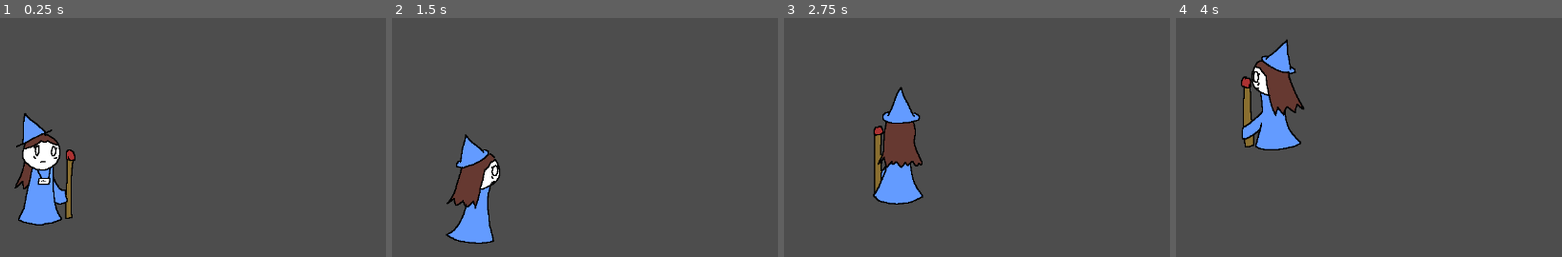
Above: before the commit, frames 1-4 (left to right).
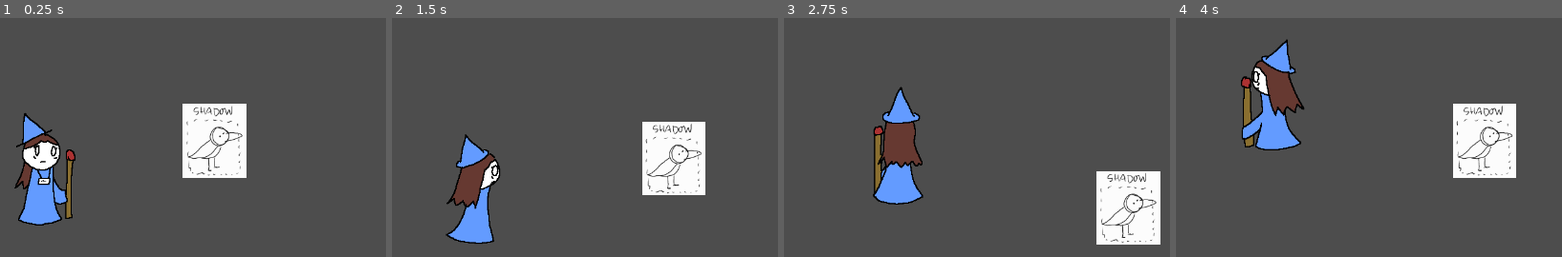
Above: after the commit, the same moments.

Repository: OceanUwU/pirate-15
Game: Godot game, scene res://scenes/main.tscn
The game is run twice, just before and just after one commit, with the same random seed, the same clock (stepped at 60 frames per second) and the same inputs.
Inputs:
- Up to frame 1 (0.25 s): no input
- Up to frame 2 (1.5 s): hold Right (right, bound only after the commit) 0.53-1.28 s; hold Down (down, bound only after the commit) from 1.28 s (still down)
- Up to frame 3 (2.75 s): release Down (down, bound only after the commit) at 2.03 s; hold Right (right, bound only after the commit) from 2.03 s (still down)
- Up to frame 4 (4 s): release Right (right, bound only after the commit) at 2.78 s; hold Up (up, bound only after the commit) 2.78-3.53 s; hold Left (left, bound only after the commit) from 3.53 s (still down)

The runs differ from the first frame. In frame 1, 5.0% of the frame differs, in the area x 47-64%, y 35-67%; in frame 2, 4.9%; in frame 3, 5.0%; in frame 4, 5.0%.

Commit message:
Added Basic Player Movements
Added movements, cloned from another GD4 game I had

Diff:
--- a/project.godot
+++ b/project.godot
@@ -25,6 +25,33 @@
 
 project/assembly_name="Pirate Jam 15"
 
+[input]
+
+right={
+"deadzone": 0.5,
+"events": [Object(InputEventKey,"resource_local_to_scene":false,"resource_name":"","device":-1,"window_id":0,"alt_pressed":false,"shift_pressed":false,"ctrl_pressed":false,"meta_pressed":false,"pressed":false,"keycode":0,"physical_keycode":4194321,"key_label":0,"unicode":0,"echo":false,"script":null)
+, Object(InputEventKey,"resource_local_to_scene":false,"resource_name":"","device":-1,"window_id":0,"alt_pressed":false,"shift_pressed":false,"ctrl_pressed":false,"meta_pressed":false,"pressed":false,"keycode":0,"physical_keycode":68,"key_label":0,"unicode":100,"echo":false,"script":null)
+]
+}
+left={
+"deadzone": 0.5,
+"events": [Object(InputEventKey,"resource_local_to_scene":false,"resource_name":"","device":-1,"window_id":0,"alt_pressed":false,"shift_pressed":false,"ctrl_pressed":false,"meta_pressed":false,"pressed":false,"keycode":0,"physical_keycode":4194319,"key_label":0,"unicode":0,"echo":false,"script":null)
+, Object(InputEventKey,"resource_local_to_scene":false,"resource_name":"","device":-1,"window_id":0,"alt_pressed":false,"shift_pressed":false,"ctrl_pressed":false,"meta_pressed":false,"pressed":false,"keycode":0,"physical_keycode":65,"key_label":0,"unicode":97,"echo":false,"script":null)
+]
+}
+up={
+"deadzone": 0.5,
+"events": [Object(InputEventKey,"resource_local_to_scene":false,"resource_name":"","device":-1,"window_id":0,"alt_pressed":false,"shift_pressed":false,"ctrl_pressed":false,"meta_pressed":false,"pressed":false,"keycode":0,"physical_keycode":4194320,"key_label":0,"unicode":0,"echo":false,"script":null)
+, Object(InputEventKey,"resource_local_to_scene":false,"resource_name":"","device":-1,"window_id":0,"alt_pressed":false,"shift_pressed":false,"ctrl_pressed":false,"meta_pressed":false,"pressed":false,"keycode":0,"physical_keycode":87,"key_label":0,"unicode":119,"echo":false,"script":null)
+]
+}
+down={
+"deadzone": 0.5,
+"events": [Object(InputEventKey,"resource_local_to_scene":false,"resource_name":"","device":-1,"window_id":0,"alt_pressed":false,"shift_pressed":false,"ctrl_pressed":false,"meta_pressed":false,"pressed":false,"keycode":0,"physical_keycode":4194322,"key_label":0,"unicode":0,"echo":false,"script":null)
+, Object(InputEventKey,"resource_local_to_scene":false,"resource_name":"","device":-1,"window_id":0,"alt_pressed":false,"shift_pressed":false,"ctrl_pressed":false,"meta_pressed":false,"pressed":false,"keycode":0,"physical_keycode":83,"key_label":0,"unicode":115,"echo":false,"script":null)
+]
+}
+
 [rendering]
 
 renderer/rendering_method="gl_compatibility"
--- /dev/null
+++ b/scenes/PlayerSprite.gd
@@ -0,0 +1,33 @@
+extends CharacterBody2D
+
+@export var move_speed : float = 150
+@export var starting_direction : Vector2 = Vector2(0,1)
+
+@onready var animation_tree = $AnimationTree
+@onready var state_machine = animation_tree.get("parameters/playback")
+
+#func _ready():
+	#update_animation_parameter(starting_direction)
+func _physics_process(_delta):
+	var input_direction = Vector2(
+		Input.get_action_strength("right") - Input.get_action_strength("left"),
+		Input.get_action_strength("down") - Input.get_action_strength("up")
+		)
+
+	#update_animation_parameter(input_direction)
+
+	velocity = input_direction * move_speed
+	pick_move_state()
+	move_and_slide()
+
+
+func update_animation_parameter(move_input : Vector2):
+	if(move_input != Vector2.ZERO):
+		animation_tree.set("parameters/Walk/blend_position", move_input)
+		animation_tree.set("parameters/Idle/blend_position", move_input)
+
+func pick_move_state():
+	if(velocity != Vector2.ZERO):
+		state_machine.travel("Walk")
+	else:
+		state_machine.travel("Idle")
--- /dev/null
+++ b/scenes/PlayerSprite.tscn
@@ -0,0 +1,75 @@
+[gd_scene load_steps=9 format=3 uid="uid://cdf6ykr72br6j"]
+
+[ext_resource type="Script" path="res://scenes/PlayerSprite.gd" id="1_i5vcg"]
+[ext_resource type="Texture2D" uid="uid://q55rauqjhpsb" path="res://assets/img/crow placeholder.PNG" id="2_oqfgb"]
+
+[sub_resource type="RectangleShape2D" id="RectangleShape2D_3vgm8"]
+size = Vector2(92, 91)
+
+[sub_resource type="Animation" id="Animation_8jvdm"]
+resource_name = "new_animation"
+tracks/0/type = "value"
+tracks/0/imported = false
+tracks/0/enabled = true
+tracks/0/path = NodePath("Sprite2D:frame")
+tracks/0/interp = 1
+tracks/0/loop_wrap = true
+tracks/0/keys = {
+"times": PackedFloat32Array(0.3),
+"transitions": PackedFloat32Array(1),
+"update": 1,
+"values": [0]
+}
+
+[sub_resource type="Animation" id="Animation_nxyth"]
+length = 0.001
+tracks/0/type = "value"
+tracks/0/imported = false
+tracks/0/enabled = true
+tracks/0/path = NodePath("Sprite2D:frame")
+tracks/0/interp = 1
+tracks/0/loop_wrap = true
+tracks/0/keys = {
+"times": PackedFloat32Array(0),
+"transitions": PackedFloat32Array(1),
+"update": 1,
+"values": [0]
+}
+
+[sub_resource type="AnimationLibrary" id="AnimationLibrary_2itcy"]
+_data = {
+"RESET": SubResource("Animation_nxyth"),
+"new_animation": SubResource("Animation_8jvdm")
+}
+
+[sub_resource type="AnimationNodeAnimation" id="AnimationNodeAnimation_5ruse"]
+animation = &"new_animation"
+
+[sub_resource type="AnimationNodeStateMachine" id="AnimationNodeStateMachine_l3k5j"]
+states/End/position = Vector2(593, 100)
+states/Start/position = Vector2(371, 100)
+states/new_animation/node = SubResource("AnimationNodeAnimation_5ruse")
+states/new_animation/position = Vector2(485, 97)
+
+[node name="PlayerSprite" type="CharacterBody2D"]
+script = ExtResource("1_i5vcg")
+
+[node name="Sprite2D" type="Sprite2D" parent="."]
+texture = ExtResource("2_oqfgb")
+
+[node name="CollisionShape2D" type="CollisionShape2D" parent="."]
+position = Vector2(-1, 10.5)
+shape = SubResource("RectangleShape2D_3vgm8")
+
+[node name="AnimationTree" type="AnimationTree" parent="."]
+deterministic = false
+libraries = {
+"": SubResource("AnimationLibrary_2itcy")
+}
+tree_root = SubResource("AnimationNodeStateMachine_l3k5j")
+anim_player = NodePath("../AnimationPlayer")
+
+[node name="AnimationPlayer" type="AnimationPlayer" parent="."]
+libraries = {
+"": SubResource("AnimationLibrary_2itcy")
+}
--- a/scenes/main.tscn
+++ b/scenes/main.tscn
@@ -1,6 +1,7 @@
-[gd_scene load_steps=3 format=3 uid="uid://cr4uc5uqiebxb"]
+[gd_scene load_steps=4 format=3 uid="uid://cr4uc5uqiebxb"]
 
 [ext_resource type="PackedScene" uid="uid://b561e3wuyevxd" path="res://scenes/enemy.tscn" id="1_o5a2t"]
+[ext_resource type="PackedScene" uid="uid://cdf6ykr72br6j" path="res://scenes/PlayerSprite.tscn" id="2_eywjs"]
 
 [sub_resource type="Curve2D" id="Curve2D_6y1us"]
 _data = {
@@ -12,3 +13,6 @@
 
 [node name="Enemy" parent="." instance=ExtResource("1_o5a2t")]
 curve = SubResource("Curve2D_6y1us")
+
+[node name="PlayerSprite" parent="." instance=ExtResource("2_eywjs")]
+position = Vector2(684, 304)
Binary file added: assets/img/crow placeholder.PNG
Not shown, added: assets/img/crow placeholder.PNG.import
